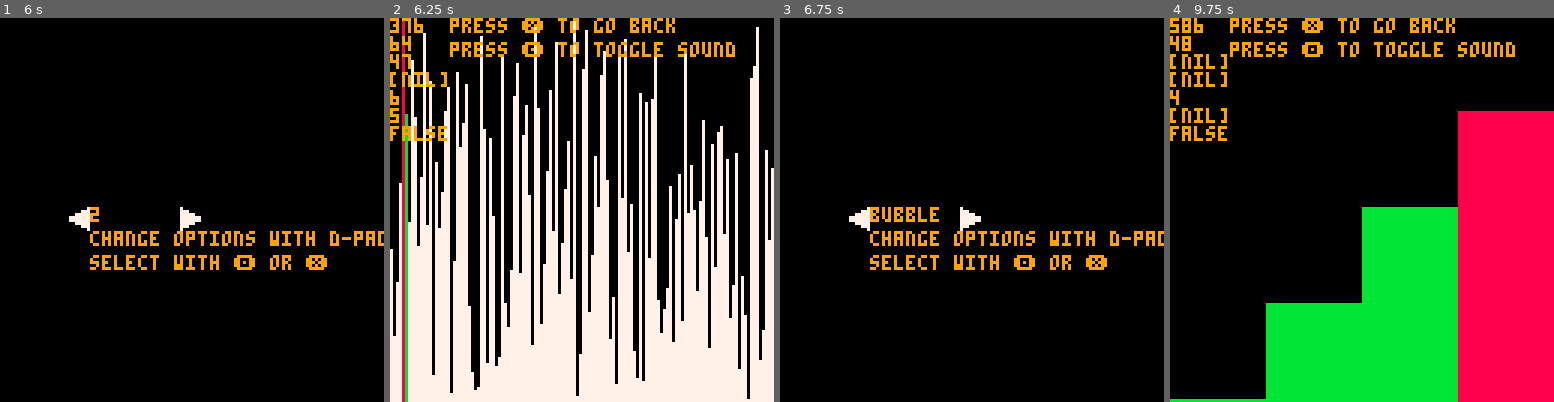
Above: before the commit, frames 1-4 (left to right).
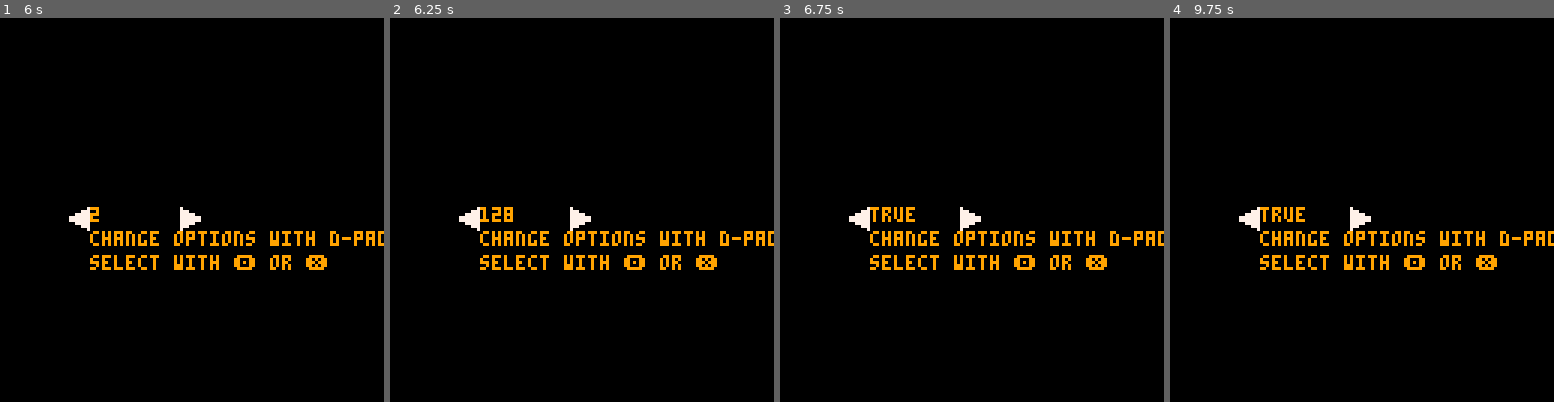
Above: after the commit, the same moments.

Repository: piresjo/pico8
Game: PICO-8 cartridge sortingalgorithms/sortingalgorithms.p8
The game is run twice, just before and just after one commit, with the same random seed, the same clock (stepped at 60 frames per second) and the same inputs.
Inputs:
- Up to frame 1 (6 s): tap X (X key) at 0.33, 0.7, 1.43, 2.58, 3.1, 3.62, 4.13, 4.65, 5.17, 5.68 s; tap O (Z key) at 1.07, 1.8, 2.43, 3.07, 3.7, 4.33, 4.97, 5.6 s; hold Right 2.33-3.33 s; hold Right 3.38-4.22 s; hold Up 4.27-4.67 s; hold Right 4.72-5.72 s; hold Down from 5.77 s (still down)
- Up to frame 2 (6.25 s): release Down at 6.1 s; hold Left from 6.15 s (still down); tap X (X key) at 6.2 s; tap O (Z key) at 6.23 s
- Up to frame 3 (6.75 s): keep holding Left; tap X (X key) at 6.72 s
- Up to frame 4 (9.75 s): tap O (Z key) every 0.63 s from 6.87 to 9.4 s; release Left at 6.98 s; hold Right 7.03-8.03 s; tap X (X key) every 0.52 s from 7.23 to 9.3 s; hold Right 8.08-8.92 s; hold Up 8.97-9.37 s; hold Right from 9.42 s (still down)

Frame 1 is identical in both runs. In frame 2, 55% of the frame differs, in the area x 0-100%, y 0-100%; in frame 3, 0.2%; in frame 4, 43%.

Commit message:
allow for randomization by step, allow for different levels of sorting

Diff:
--- a/sortingalgorithms/sortingalgorithms.p8
+++ b/sortingalgorithms/sortingalgorithms.p8
@@ -1,9 +1,6 @@
 pico-8 cartridge // http://www.pico-8.com
 version 41
 __lua__
--- sorting algorithms visualizer
--- insert line here
-
 -- status
 -- mostly done
 -- -----------
@@ -11,11 +8,18 @@
 -- insertion -> works as expected, needs extensive testing
 -- selection -> works as expected, needs extensive testing
 -- odd-even -> works as expected, needs extensive testing
+-- randomization can go step by step -> works as expected, needs extensive testing
+-- different degrees of randomization -> works as expected, needs extensive testing
 
 -- to fix
 -- -------
 -- cocktail -> needs work
 -- bogo -> needs work
+
+-- wip
+-- ---
+
+-- clean up code -> todo
 
 -- to do
 -- -----
@@ -23,12 +27,21 @@
 -- quick -> todo
 -- heap -> todo
 -- radix -> todo
+-- backgrounds -> todo
+
+
 
 function _init()
 	program_state = generate_program_state()
 	sound = true
 	colors = {0, 1, 2, 3, 4, 5, 6, 7, 8, 9, 10, 11, 12, 13, 14, 15}
-
+	randomize_levels = {
+																					sorted = 0,
+																					mostly = 8,
+																					half = 32,
+																					some = 64,
+																					unsorted = 128,
+																				}
 end
 
 
@@ -70,13 +83,56 @@
 				program_state.count_selector += 1
 			end
 		elseif (btnp(❎)) then
-			program_state.mode = "algorithm"
-			program_state.algorithm_state = generate_algorithm_state(program_state.algorithms_to_choose[program_state.algorithm_selector], program_state.item_count_to_choose[program_state.count_selector])
-			program_state.bars = generate_bars(program_state.item_count_to_choose[program_state.count_selector])
-			program_state.bars = randomize_bars(program_state)
+			program_state.mode = "randomize_select"
 		elseif (btnp(🅾️)) then
 			program_state.mode = "select"
 			program_state.count_selector = 1
+		end
+	elseif program_state.mode == "randomize_select" then
+		if (btnp(⬅️)) then
+			if (program_state.show_randomize_selector == 1) then
+				program_state.show_randomize_selector = 2
+			else
+				program_state.show_randomize_selector -= 1
+			end
+		elseif (btnp(➡️)) then
+			if (program_state.show_randomize_selector == 2) then
+				program_state.show_randomize_selector = 1
+			else
+				program_state.show_randomize_selector += 1
+			end
+		elseif (btnp(❎)) then
+			program_state.mode = "level_select"
+		elseif (btnp(🅾️)) then
+			program_state.mode = "count_select"
+			program_state.show_randomize_selector = 1
+		end
+	elseif program_state.mode == "level_select" then
+		if (btnp(⬅️)) then
+			if (program_state.randomize_level_selector == 1) then
+				program_state.randomize_level_selector = #program_state.randomize_level_to_choose
+			else
+				program_state.randomize_level_selector -= 1
+			end
+		elseif (btnp(➡️)) then
+			if (program_state.randomize_level_selector == #program_state.randomize_level_to_choose) then
+				program_state.randomize_level_selector = 1
+			else
+				program_state.randomize_level_selector += 1
+			end
+		elseif (btnp(❎)) then
+			program_state.mode = "algorithm"
+			program_state.algorithm_state = generate_algorithm_state(program_state.algorithms_to_choose[program_state.algorithm_selector], program_state.item_count_to_choose[program_state.count_selector], program_state.show_randomize_to_choose[program_state.show_randomize_selector], randomize_levels[program_state.randomize_level_to_choose[program_state.randomize_level_selector]], program_state.randomize_level_to_choose[program_state.randomize_level_selector])
+			program_state.bars = generate_bars(program_state.item_count_to_choose[program_state.count_selector])
+			if (not program_state.algorithm_state.show_randomize) then
+				randomize_bars(program_state)
+				program_state.algorithm_state.randomize_done=true
+			else
+				if (program_state.algorithm_state.randomize_level != "sorted") program_state.algorithm_state.starting_position=128
+			end
+		elseif (btnp(🅾️)) then
+			program_state.mode = "randomize_select"
+			program_state.randomize_level_selector = 1
 		end
 	else
 		if(btnp(❎)) then
@@ -87,19 +143,32 @@
 			program_state.third_sfx_to_play=0
 			program_state.algorithm_selector=1
 			program_state.count_selector = 1
+			program_state.show_randomize_selector = 1
+			program_state.randomize_level_selector = 1
 			program_state.mode = "select"
 			return
 		end
 
 		if(btnp(🅾️))  sound = not sound
 
-
-		program_state.algorithm_state.has_ended = program_state.algorithm_state.sort_done and program_state.algorithm_state.starting_position == program_state.algorithm_state.item_count
-		update_bars(program_state)
+		if (program_state.algorithm_state.show_randomize and not program_state.algorithm_state.randomize_done) then
+			printh("pop", "log.txt")
+			randomize_bars_step(program_state)
+		else
+			printh("pap", "log.txt")
+			program_state.algorithm_state.has_ended = program_state.algorithm_state.sort_done and program_state.algorithm_state.starting_position == program_state.algorithm_state.item_count
+			update_bars(program_state)
+		end
+
+
 		local sfx = get_sfx(program_state)
 		program_state.primary_sfx_to_play = sfx[1]
 		program_state.secondary_sfx_to_play = sfx[2]
 		program_state.third_sfx_to_play = sfx[3]
+
+		if (sound and not program_state.algorithm_state.has_ended) then
+			play_sfx(program_state)
+		end
 	end
 end
 
@@ -121,23 +190,49 @@
  	print(program_state.item_count_to_choose[program_state.count_selector], 30, 63, 137)
  	print("change options with d-pad", 30, 71, 137)
  	print("select with 🅾️ or ❎", 30, 79, 137)
+ elseif program_state.mode == "randomize_select" then
+ 	spr(1, 22, 63)
+ 	spr(1, 60, 63, 1, 1, true)
+ 	print(program_state.show_randomize_to_choose[program_state.show_randomize_selector], 30, 63, 137)
+ 	print("change options with d-pad", 30, 71, 137)
+ 	print("select with 🅾️ or ❎", 30, 79, 137)
+ elseif program_state.mode == "level_select" then
+
+ 	spr(1, 22, 63)
+ 	spr(1, 60, 63, 1, 1, true)
+ 	print(program_state.randomize_level_to_choose[program_state.randomize_level_selector], 30, 63, 137)
+ 	print("change options with d-pad", 30, 71, 137)
+ 	print("select with 🅾️ or ❎", 30, 79, 137)
  else
  	draw_bars(program_state)
  	print(program_state.frame, 137)
  	print(program_state.primary_sfx_to_play, 137)
  	print(program_state.secondary_sfx_to_play, 137)
  	print(program_state.third_sfx_to_play, 137)
+ 	print(program_state.randomize_level_to_choose[program_state.randomize_level_selector], 137)
+ 	print(program_state.algorithm_state.randomize_level, 137)
 -- 	print(verify_bars(program_state.bars), 137)
 -- 	print(program_state.algorithm_state.starting_position, 137)
- 	print(program_state.algorithm_state.starting_position, 137)
- 	print(program_state.algorithm_state.compare_position, 137)
- 	print(program_state.algorithm_state.odd_even_sorted, 137)
+-- 	print(program_state.algorithm_state.starting_position, 137)
+-- 	print(program_state.algorithm_state.compare_position, 137)
+-- 	print(program_state.algorithm_state.odd_even_sorted, 137)
 	print("press ❎ to go back", 20, 0, 137)
 	print("press 🅾️ to toggle sound", 20, 8, 137)
 
 
  end
 
+end
+
+function draw_bars_randomize(program_state)
+	local scale = program_state.algorithm_state.scale
+	for i=0, program_state.algorithm_state.item_count - 1, 1 do
+		if ((i+1) == program_state.algorithm_state.starting_position or (i+1) == program_state.algorithm_state.randomize_secondary_position) then
+			rectfill((i * scale), 127, (i * scale) + (scale - 1), (127 - (program_state.bars[i+1]-1)*scale), 8)
+		else
+			rectfill((i * scale), 127, (i * scale) + (scale - 1), (127 - (program_state.bars[i+1]-1)*scale), 7)
+		end
+	end
 end
 
 function draw_bars_done(program_state)
@@ -206,14 +301,19 @@
 end
 
 function draw_bars(program_state)
-	if (program_state.algorithm_state.sort_done) then
-		draw_bars_done(program_state)
+	if (program_state.algorithm_state.show_randomize and not program_state.algorithm_state.randomize_done) then
+		draw_bars_randomize(program_state)
 	else
-		if (program_state.algorithm_state.algorithm=="bubble") draw_bars_bubble(program_state)
-		if (program_state.algorithm_state.algorithm=="selection") draw_bars_selection(program_state)
-		if (program_state.algorithm_state.algorithm=="insertion") draw_bars_insertion(program_state)
-		if (program_state.algorithm_state.algorithm=="odd-even") draw_bars_odd_even(program_state)
-	end
+		if (program_state.algorithm_state.sort_done) then
+			draw_bars_done(program_state)
+		else
+			if (program_state.algorithm_state.algorithm=="bubble") draw_bars_bubble(program_state)
+			if (program_state.algorithm_state.algorithm=="selection") draw_bars_selection(program_state)
+			if (program_state.algorithm_state.algorithm=="insertion") draw_bars_insertion(program_state)
+			if (program_state.algorithm_state.algorithm=="odd-even") draw_bars_odd_even(program_state)
+		end
+	end
+
 end
 
 function update_bars(program_state)
@@ -227,9 +327,7 @@
 		if (program_state.algorithm_state.algorithm == "insertion") insertion_sort_step(program_state)
 		if (program_state.algorithm_state.algorithm == "odd-even") odd_even_sort_step(program_state)
 	end
-	if (sound and not program_state.algorithm_state.has_ended) then
-		play_sfx(program_state)
-	end
+
 end
 
 function generate_program_state()
@@ -244,11 +342,15 @@
 									algorithms_to_choose = {"bubble", "cocktail", "bogo", "selection", "insertion", "odd-even"},
 									item_count_to_choose = {2, 4, 8, 16, 32, 64, 128},
 									count_selector=1,
+									show_randomize_to_choose = {true, false},
+									show_randomize_selector=1,
+									randomize_level_to_choose={"sorted", "mostly", "half", "some", "unsorted"},
+									randomize_level_selector=1,
 									algorithm_state=nil
 								}
 end
 
-function generate_algorithm_state(algorithm, item_count)
+function generate_algorithm_state(algorithm, item_count, randomize, randomize_step_count, randomize_level)
 	return {
 									swaps=0,
 									compares=0,
@@ -261,7 +363,7 @@
 									starting_position=1,
 									has_ended=false,
 									swapped=false,
-									sort_done=false,
+									sort_done=randomize_level == "sorted",
 									forward=true,
 									array_start=0,
 									array_end=item_count - 1,
@@ -279,14 +381,23 @@
 									odd_even_first_pass=true,
 									compare_position_for_sound=1,
 									selection_secondary_position=nil,
-									odd_even_beginning_second_pass=false
+									odd_even_beginning_second_pass=false,
+									randomize_done=not randomize or randomize_level == "sorted",
+									randomize_secondary_position=nil,
+									show_randomize=randomize,
+									randomize_step_count=randomize_step_count / (128/item_count),
+									randomize_level  = randomize_level
 								}
 end
 
 function play_sfx(program_state)
-	if (not program_state.algorithm_state.sort_done) then
-		if (program_state.algorithm_state.algorithm == "selection") sfx(program_state.third_sfx_to_play, 3)
+	if (program_state.algorithm_state.show_randomize and not program_state.algorithm_state.randomize_done) then
 		sfx(program_state.secondary_sfx_to_play, 2)
+	else
+		if (not program_state.algorithm_state.sort_done) then
+			if (program_state.algorithm_state.algorithm == "selection") sfx(program_state.third_sfx_to_play, 3)
+			sfx(program_state.secondary_sfx_to_play, 2)
+		end
 	end
 	sfx(program_state.primary_sfx_to_play, 1)
 
@@ -299,27 +410,36 @@
 	--if (program_state.algorithm_state.algorithm == "selection") then
 	--	return flr(((program_state.bars[program_state.algorithm_state.selection_index] - 1) * scale) / 2)
 	--end
-	if (program_state.algorithm_state.sort_done) then
+
+	if (program_state.algorithm_state.show_randomize and not program_state.algorithm_state.randomize_done) then
 		return_val[1] =  flr(((program_state.bars[program_state.algorithm_state.starting_position] - 1) * scale) / 2)
-
+		return_val[2] =  flr(((program_state.bars[program_state.algorithm_state.randomize_secondary_position] - 1) * scale) / 2)
 	else
-		if (program_state.algorithm_state.algorithm == "bubble") then
-			return_val[1] = flr(((program_state.algorithm_state.temp_highest_value - 1) * scale) / 2)
-			return_val[2] = flr(((program_state.bars[program_state.algorithm_state.starting_position] - 1) * scale) / 2)
-		elseif (program_state.algorithm_state.algorithm == "selection") then
-			return_val[1] = flr(((program_state.bars[program_state.algorithm_state.selection_secondary_position] - 1) * scale) / 2)
-			return_val[2] = flr(((program_state.bars[program_state.algorithm_state.starting_position] - 1) * scale) / 2)
-			return_val[3] = flr(((program_state.bars[program_state.algorithm_state.selection_index] - 1) * scale) / 2)
-		elseif (program_state.algorithm_state.algorithm == "insertion") then
-			return_val[1] = flr(((program_state.bars[program_state.algorithm_state.compare_position_for_sound]) * scale) / 2)
-			return_val[2] = flr(((program_state.bars[program_state.algorithm_state.starting_position] - 1) * scale) / 2)
-		elseif (program_state.algorithm_state.algorithm == "odd-even") then
-			return_val[1] = flr(((program_state.bars[program_state.algorithm_state.compare_position]) * scale) / 2)
-			return_val[2] = flr(((program_state.bars[program_state.algorithm_state.starting_position] - 1) * scale) / 2)
-		else
-			return_val[1] = flr(((program_state.bars[program_state.algorithm_state.starting_position] - 1) * scale) / 2)
-		end
-	end
+		if (program_state.algorithm_state.sort_done) then
+			return_val[1] =  flr(((program_state.bars[program_state.algorithm_state.starting_position] - 1) * scale) / 2)
+
+		else
+			if (program_state.algorithm_state.algorithm == "bubble") then
+				return_val[1] = flr(((program_state.algorithm_state.temp_highest_value - 1) * scale) / 2)
+				return_val[2] = flr(((program_state.bars[program_state.algorithm_state.starting_position] - 1) * scale) / 2)
+			elseif (program_state.algorithm_state.algorithm == "selection") then
+				return_val[1] = flr(((program_state.bars[program_state.algorithm_state.selection_secondary_position] - 1) * scale) / 2)
+				return_val[2] = flr(((program_state.bars[program_state.algorithm_state.starting_position] - 1) * scale) / 2)
+				return_val[3] = flr(((program_state.bars[program_state.algorithm_state.selection_index] - 1) * scale) / 2)
+			elseif (program_state.algorithm_state.algorithm == "insertion") then
+				return_val[1] = flr(((program_state.bars[program_state.algorithm_state.compare_position_for_sound]) * scale) / 2)
+				return_val[2] = flr(((program_state.bars[program_state.algorithm_state.starting_position] - 1) * scale) / 2)
+			elseif (program_state.algorithm_state.algorithm == "odd-even") then
+				return_val[1] = flr(((program_state.bars[program_state.algorithm_state.compare_position]) * scale) / 2)
+				return_val[2] = flr(((program_state.bars[program_state.algorithm_state.starting_position] - 1) * scale) / 2)
+			else
+				return_val[1] = flr(((program_state.bars[program_state.algorithm_state.starting_position] - 1) * scale) / 2)
+			end
+		end
+	end
+
+
+
 
 	return return_val
 
@@ -344,11 +464,42 @@
 
 function randomize_bars(program_state)
 	for i = #program_state.bars, 2, -1 do
-		local j = 1 + flr(rnd(i))
-		program_state.bars[i], program_state.bars[j] = program_state.bars[j], program_state.bars[i]
-		if (program_state.algorithm_state.algorithm == "bogo" and program_state.algorithm_state.has_begun) program_state.algorithm_state.array_accesses += 2
+		if (program_state.algorithm_state.randomize_step_count > 1) then
+			local j = 1 + flr(rnd(i))
+			program_state.bars[i], program_state.bars[j] = program_state.bars[j], program_state.bars[i]
+			if (program_state.algorithm_state.item_count >= 8) program_state.algorithm_state.randomize_step_count -= 1
+		else
+			break
+		end
 	end
 	return program_state.bars
+end
+
+function randomize_bars_step(program_state)
+	printh(program_state.algorithm_state.randomize_level, "log.txt")
+	if (program_state.algorithm_state.randomize_level != "sorted") then
+		printh(program_state.algorithm_state.starting_position, "log.txt")
+		printh(program_state.algorithm_state.randomize_step_count, "log.txt")
+		if (program_state.algorithm_state.starting_position > 1 and program_state.algorithm_state.randomize_step_count > 1) then
+			printh("bang", "log.txt")
+			program_state.algorithm_state.randomize_secondary_position = 1 + flr(rnd(program_state.algorithm_state.starting_position))
+			program_state.bars[program_state.algorithm_state.starting_position], program_state.bars[program_state.algorithm_state.randomize_secondary_position] = program_state.bars[program_state.algorithm_state.randomize_secondary_position], program_state.bars[program_state.algorithm_state.starting_position]
+			program_state.algorithm_state.starting_position -= 1
+			program_state.algorithm_state.randomize_step_count -= 1
+		else
+			printh("bong", "log.txt")
+			program_state.algorithm_state.starting_position = 1
+			program_state.algorithm_state.randomize_secondary_position = nil
+			program_state.algorithm_state.randomize_done = true
+		end
+	else
+		printh("bing", "log.txt")
+		program_state.algorithm_state.starting_position = 1
+		program_state.algorithm_state.randomize_secondary_position = nil
+		program_state.algorithm_state.randomize_done = true
+		program_state.algorithm_state.sort_done = true
+	end
+
 end
 
 function is_sorted_step(program_state)
Not shown, changed: .gitignore
Not shown, changed: sortingalgorithms/sortingalgorithms.js
Not shown, changed: sortingalgorithms/sortingalgorithms.p8.png
